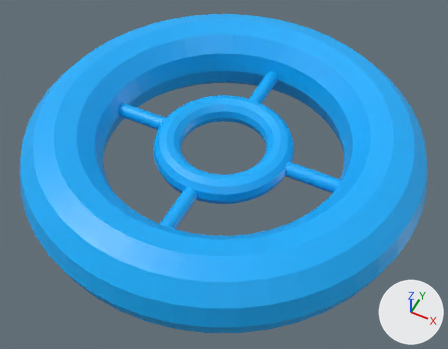
One commit to the COLLADA model assets/shroud.dae: the scene before it, then after it.
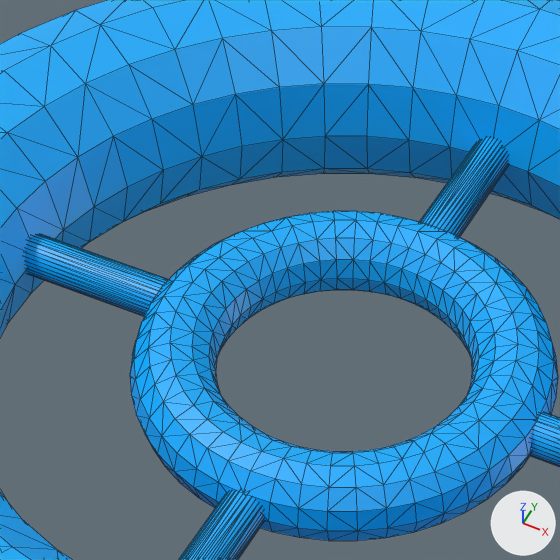
Each version appears first whole from a 50 mm camera at (1.224, -2.443, 2.791) aimed at (0.061, -0.116, -0.117), and next in a close-up on the part from 25% to 66% of the width and 7% to 60% of the height. Lighting does not change. The marker at lower right points along +X, +Y and +Z. The close-ups show mesh edges as thin lines.

Script lines for the objects in view, before the commit:
```python
me_cylinder_004 = bpy.data.meshes.new('Cylinder.004')
me_cylinder_004.from_pydata(...)  # a 32-sided cylinder along x spanning x -0.78..-0.41, y -0.04..0.05, z -0.05..0.05; a 32-sided cylinder along x spanning x 0.4..0.77, y -0.04..0.05, z -0.05..0.05; a 32-sided cylinder along y spanning x -0.05..0.05, y -0.77..-0.41, z -0.05..0.05; a 32-sided cylinder along y spanning x -0.05..0.05, y 0.4..0.77, z -0.05..0.05; a torus around z (ring radius 0.35, tube radius 0.09) spanning x -0.44..0.44, y -0.44..0.44, z -0.09..0.09; a torus around z (ring radius 1.0, tube radius 0.25) spanning x -1.25..1.25, y -1.25..1.25, z -0.25..0.25
me_cylinder_004.materials.append(mat_material_002)  # picture img_light_blue_png
ob_shroud = bpy.data.objects.new('Shroud', me_cylinder_004)
ob_shroud.location = (0.0, 0.0, 0.0)
```
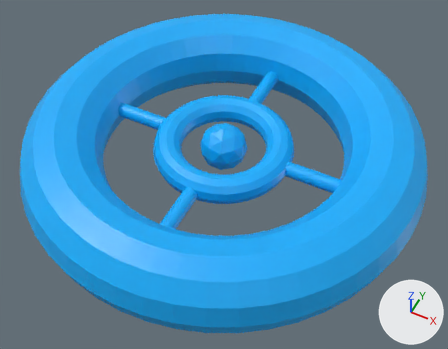
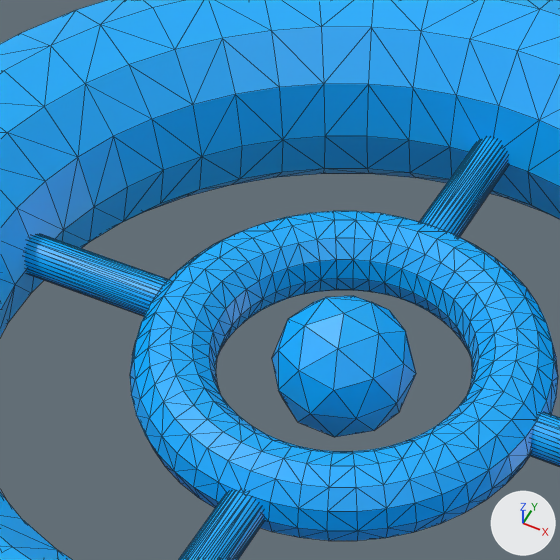
Where the change shows, as pixel boxes (x1, y1, x2, y2) in the close-ups (560 x 560 px):
part 1 of me_cylinder_004, added (blue)
    after: (272, 296, 416, 437)

Diff of the bpy script that builds the scene:
```diff
--- a/assets/shroud.dae.py
+++ b/assets/shroud.dae.py
@@ me_cylinder_004 @@
 me_cylinder_004.from_pydata(...)  # 1408 vertices, 2800 faces; spans x -1.25..1.25, y -1.25..1.25, z -0.25..0.25
 # used by ob_shroud; location = (0.0, 0.0, 0.0)
+# me_cylinder_004 part 1: a new loose piece, an icosphere of 80 faces spanning x -0.14..0.14, y -0.15..0.15, z -0.15..0.15, in mat_material_002 (picture img_light_blue_png)
 me_cylinder_004.materials.append(mat_material_002)
```
